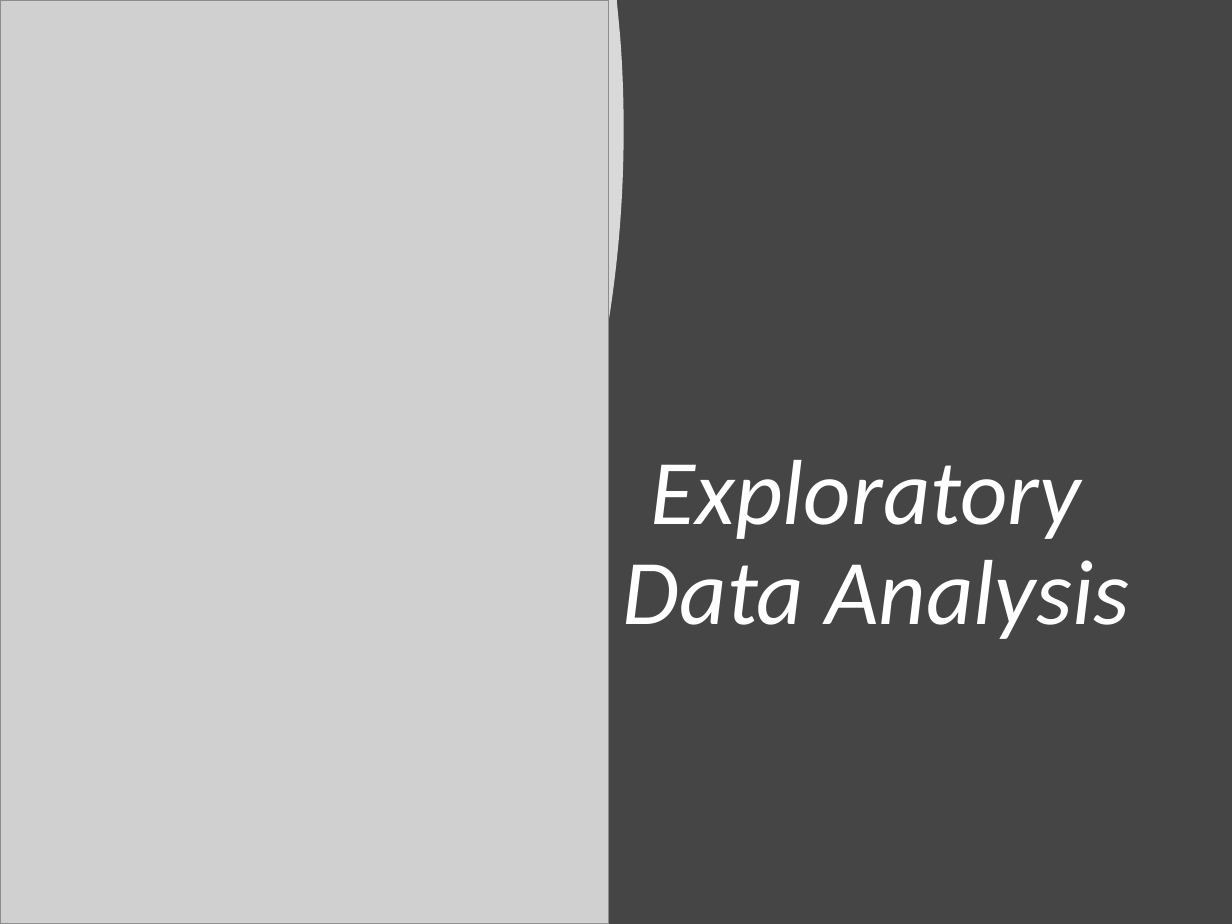
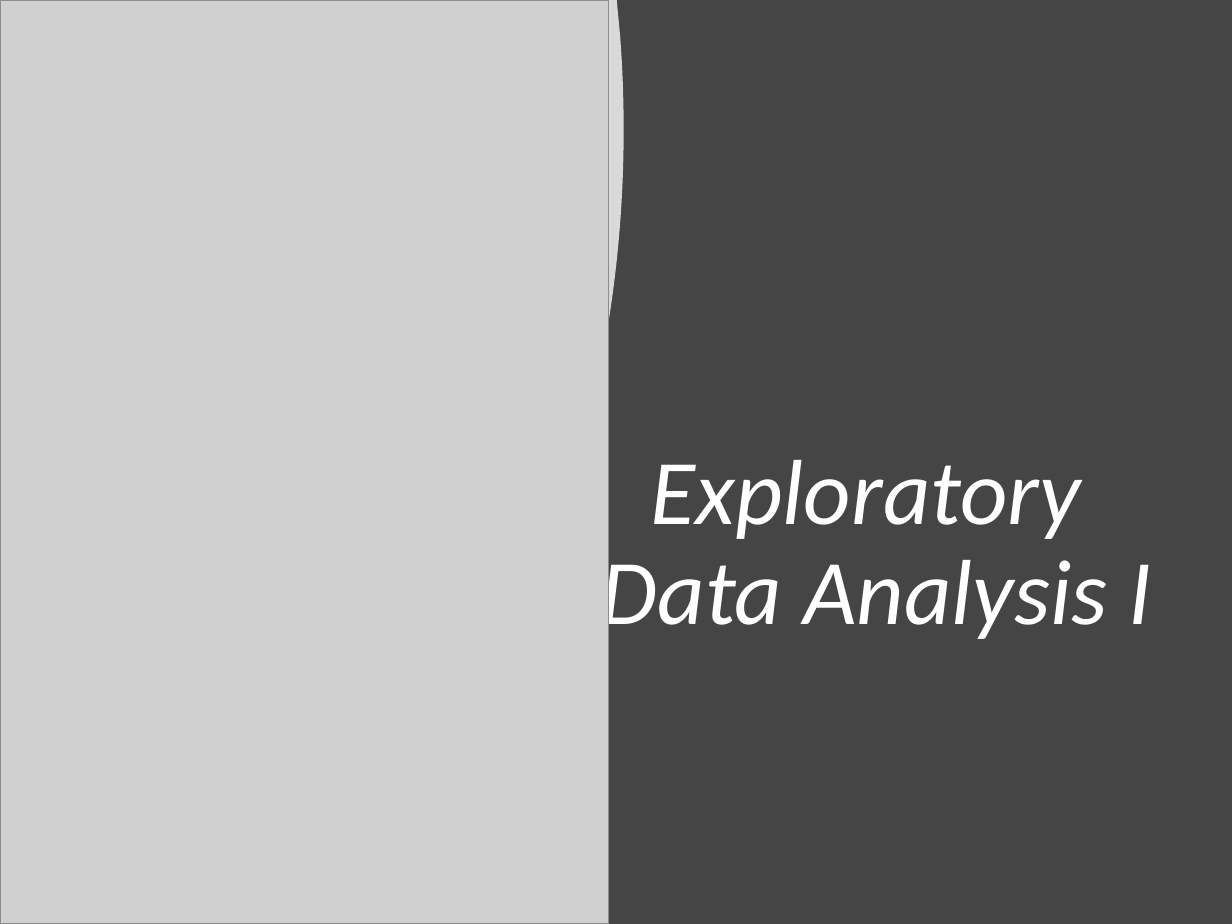
Before and after one commit to Yixf-Self/STOR320_WEBSITE, a slide deck: slide 1 of Lecture/Lecture 8/Lecture 8.pptx. Drawn at 1232x924 pixels with LibreOffice and Linux fonts; fonts in the diff are those of the drawing; grey boxes stand for pictures. Boxes give left, top, right and bottom in pixels: in the first picture for what was removed or moved away, otherwise in the second. Text is boxed around its words. In the diff, an @@ line names an element or a change of style, - is before the commit and + after.

```diff
--- a/Lecture/Lecture 8/Lecture 8.pptx
+++ b/Lecture/Lecture 8/Lecture 8.pptx
@@ title at (x1=601, y1=460, x2=1151, y2=646): text changed @@
-Exploratory
-Data Analysis
+Exploratory
+Data Analysis I
```
Also in this commit, not shown: 9 other files.
